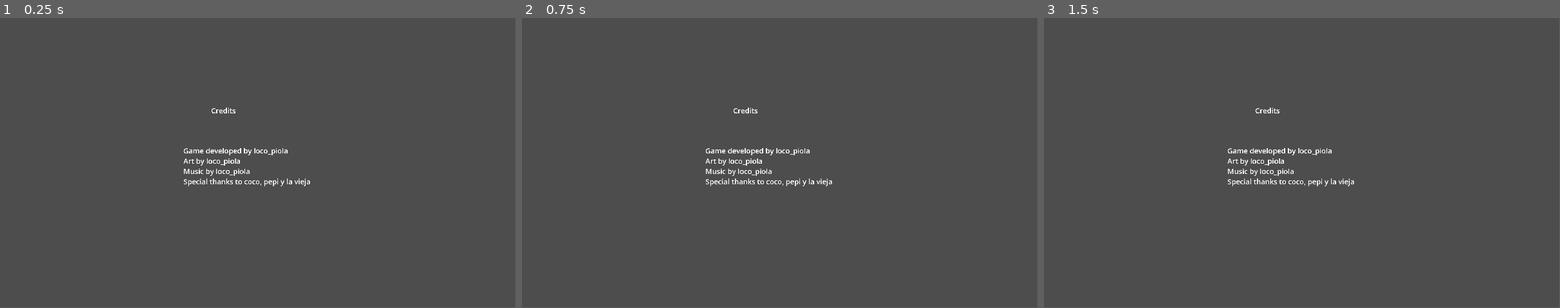
Above: before the commit, frames 1-3 (left to right).
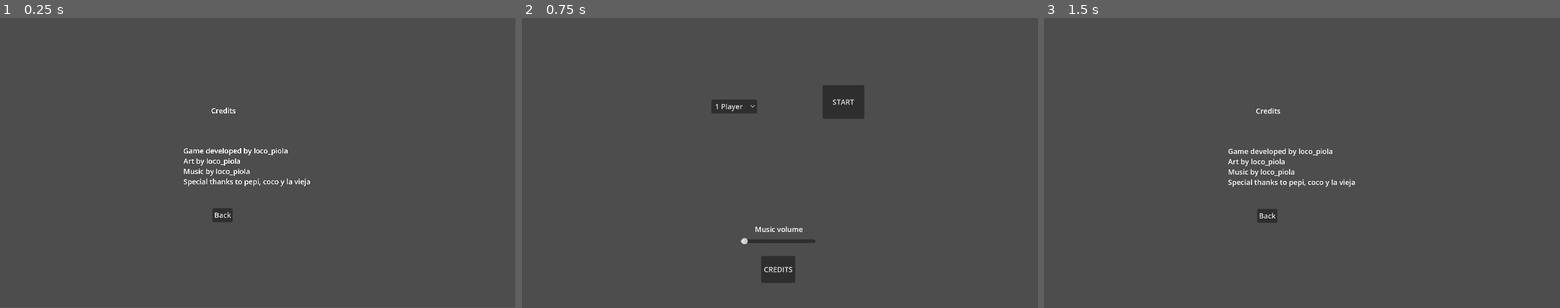
Above: after the commit, the same moments.

Repository: martinbriebac/10-000
Game: Godot game, scene res://scenes/credits_scene.tscn
Same seed, same stepped clock (60 frames per second), same inputs: the game is played once before the commit and once after it. This scene is started directly instead of the project's main scene.
Inputs (mouse positions are in pixels of both pictures, inside the frame that each line leads up to):
- Up to frame 1 (0.25 s): no input
- Up to frame 2 (0.75 s): click (743, 215) at 0.5 s, where only the run after the commit has a clickable "Back"
- Up to frame 3 (1.5 s): click (1302, 270) at 1.25 s, where only the run after the commit has a clickable "CREDITS"
In our replay, in frame 2 the window is 799x449 before the commit and 800x450 after it. These sizes can differ from the game's own. Grey fills any space a smaller window leaves; there, only what the larger window draws over its background counts as a difference.

The runs differ from the first frame. In frame 1, 0.2% of the frame differs, in the area x 41-54%, y 55-71%; in frame 2, 2.6%, in the area x 35-67%, y 23-92%; in frame 3, 1.0%.

Commit message:
Added setup and credits scenes

Diff:
--- a/scenes/credits_scene.tscn
+++ b/scenes/credits_scene.tscn
@@ -1,6 +1,6 @@
 [gd_scene load_steps=2 format=3 uid="uid://xjn45ymc2y12"]
 
-[ext_resource type="Script" path="res://scenes/credits_scene.gd" id="1_w5ei8"]
+[ext_resource type="Script" path="res://scripts/credits_scene.gd" id="1_w5ei8"]
 
 [node name="Credits_scene" type="Control"]
 layout_mode = 3
@@ -24,4 +24,14 @@
 text = "Game developed by loco_piola
 Art by loco_piola
 Music by loco_piola
-Special thanks to coco, pepi y la vieja"
+Special thanks to pepi, coco y la vieja"
+
+[node name="Back" type="Button" parent="."]
+layout_mode = 0
+offset_left = 475.0
+offset_top = 426.0
+offset_right = 520.0
+offset_bottom = 457.0
+text = "Back"
+
+[connection signal="pressed" from="Back" to="." method="_on_back_pressed"]
--- a/scenes/credits_scene.gd
+++ b/scripts/credits_scene.gd
@@ -5,3 +5,10 @@
 	var tween = create_tween()
 	tween.tween_property(self, "modulate:a", 1, 1).set_ease(Tween.EASE_IN_OUT)
 	tween.play()
+
+	$Back.connect("pressed", Callable(self, "_on_back_pressed"))
+
+
+
+func _on_back_pressed() -> void:
+	get_tree().change_scene_to_file("res://scenes/setup_scene.tscn")
--- a/scripts/setup_scene.gd
+++ b/scripts/setup_scene.gd
@@ -5,7 +5,7 @@
 # Music volume slider
 var music_volume = 0.5
 
-func _ready():
+func _ready() -> void:
 	var viewport = get_viewport()
 	viewport.set_size(Vector2(2300, 1295))
 
@@ -19,6 +19,12 @@
 	# Initialize the music volume slider
 	$MusicVolumeHSlider.value = music_volume
 
+	# Disconnect the button to the function
+	$ShowCredits.disconnect("pressed", Callable(self, "_on_CreditsButton_pressed"))
+	# Connect the button to the function
+	$ShowCredits.connect("pressed", Callable(self, "_on_CreditsButton_pressed"))
+
+
 func _on_NumPlayersOptionButton_item_selected(index):
 	num_players = index + 1
 	print("Number of players selected: ", num_players)
@@ -29,12 +35,9 @@
 	# Add code to start the game here
 	get_tree().change_scene("res://table.tscn")
 
-func _on_CreditsButton_pressed():
-	# Show the credits screen
-	print("Showing credits screen")
-	var credits_scene = load("res://scenes/credits_scene.tscn")
-	get_tree().get_root().add_child(credits_scene.instance())
-	self.hide()
+func _on_CreditsButton_pressed() -> void:
+	get_tree().change_scene_to_file("res://scenes/credits_scene.tscn")
+
 
 func _on_MusicVolumeHSlider_value_changed(value):
 	music_volume = value
